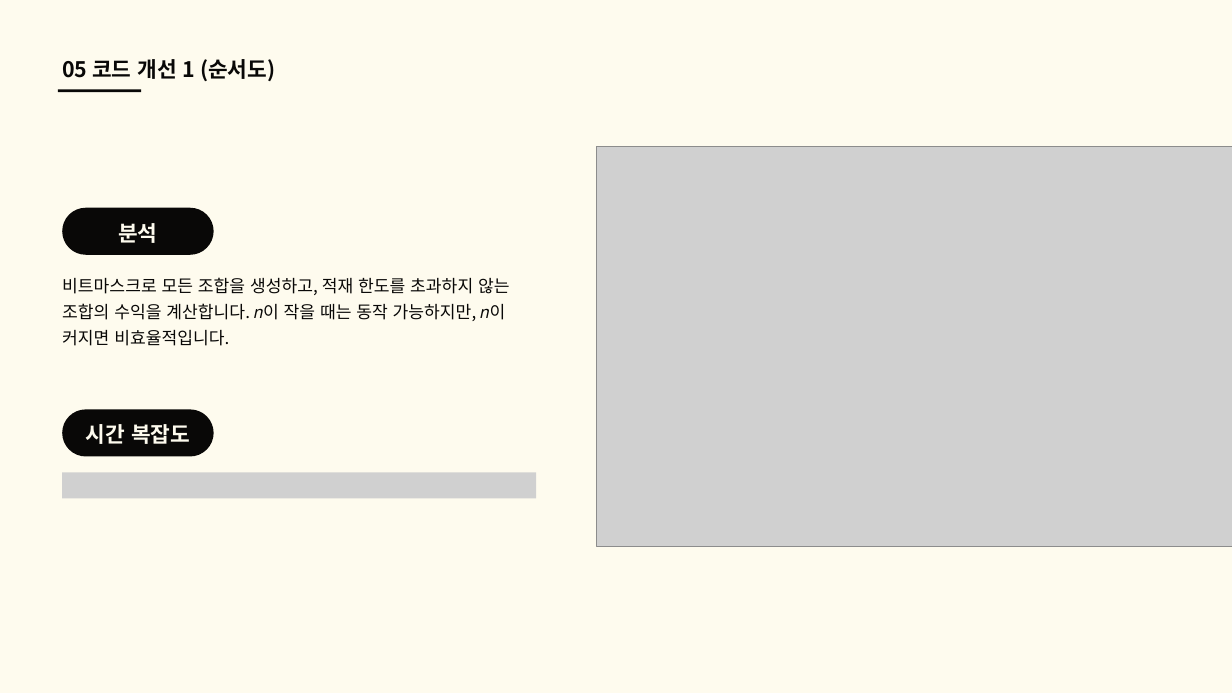
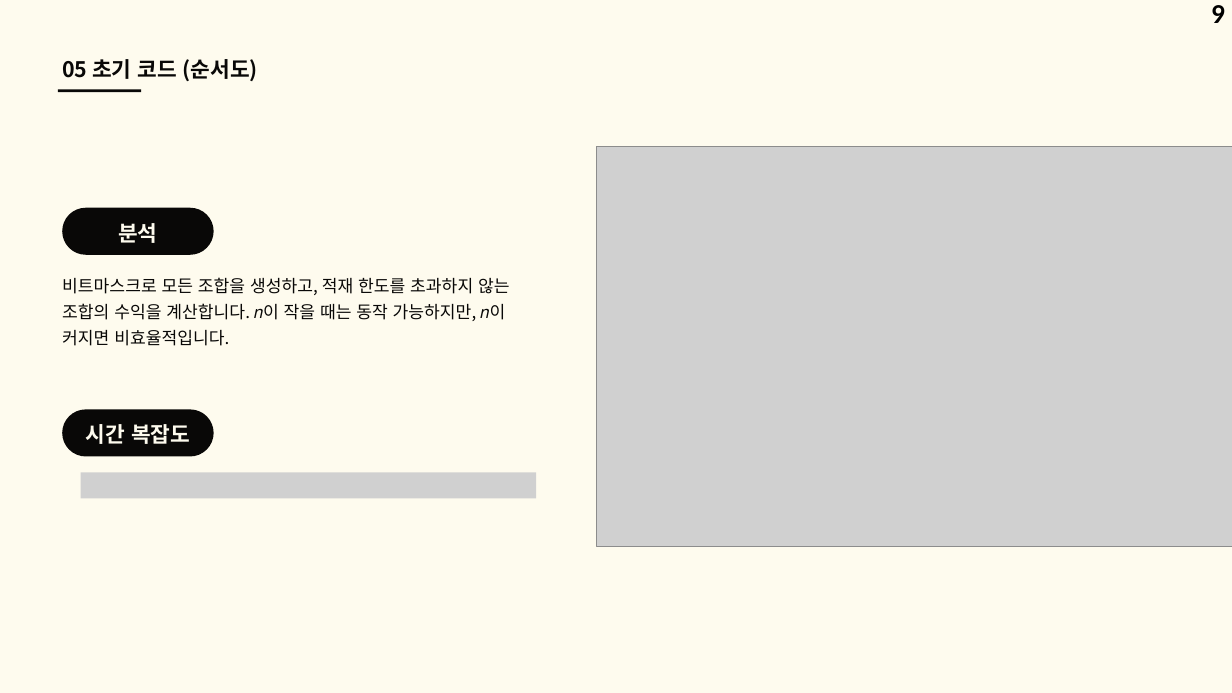
Before and after one commit to good-thing/CargoDriver, a slide deck: slide 9 of 알고리즘 3팀 화물차 알고리즘.pptx (slide 8 before the commit). Drawn at 1232x693 pixels with LibreOffice and Linux fonts; fonts in the diff are those of the drawing; grey boxes stand for pictures. Boxes give left, top, right and bottom in pixels: in the first picture for what was removed or moved away, otherwise in the second. Text is boxed around its words. In the diff, an @@ line names an element or a change of style, - is before the commit and + after.

```diff
--- a/알고리즘 3팀 화물차 알고리즘.pptx
+++ b/알고리즘 3팀 화물차 알고리즘.pptx
@@ page number added at (1211,5,1225,23), 32 pt, text #000000, bold @@
+9
@@ text at (62,59,258,81): text changed @@
-05 코드 개선 1 (순서도)
+05 초기 코드 (순서도)
@@ picture: place and size @@
-picture at (62,472,536,498)
+picture at (81,472,536,498)
```
Also in this commit, not shown: 17 other slides changed, 1 slide added, 19 other files.
